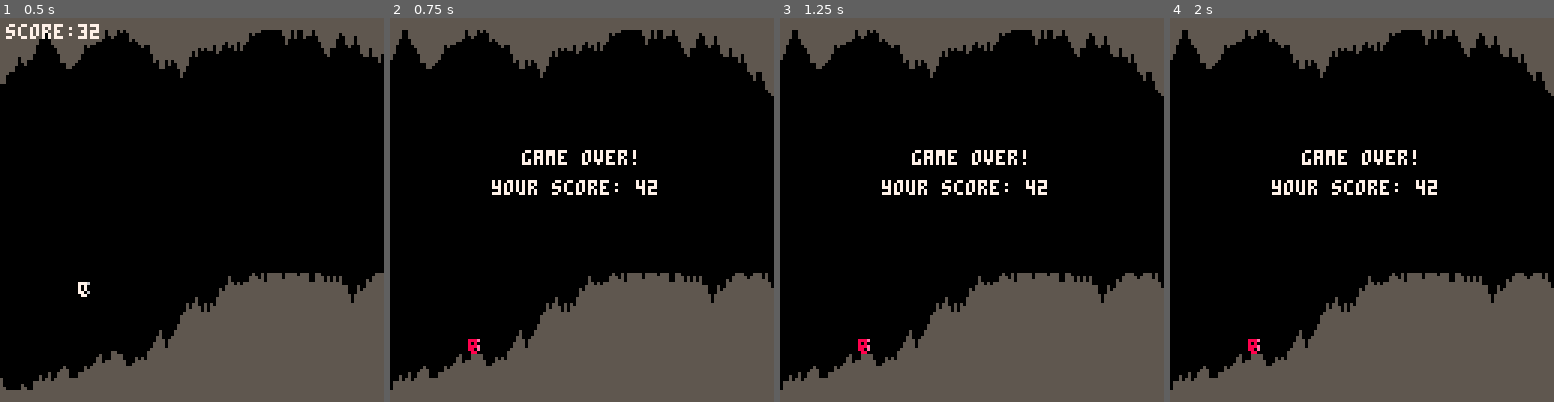
Above: before the commit, frames 1-4 (left to right).
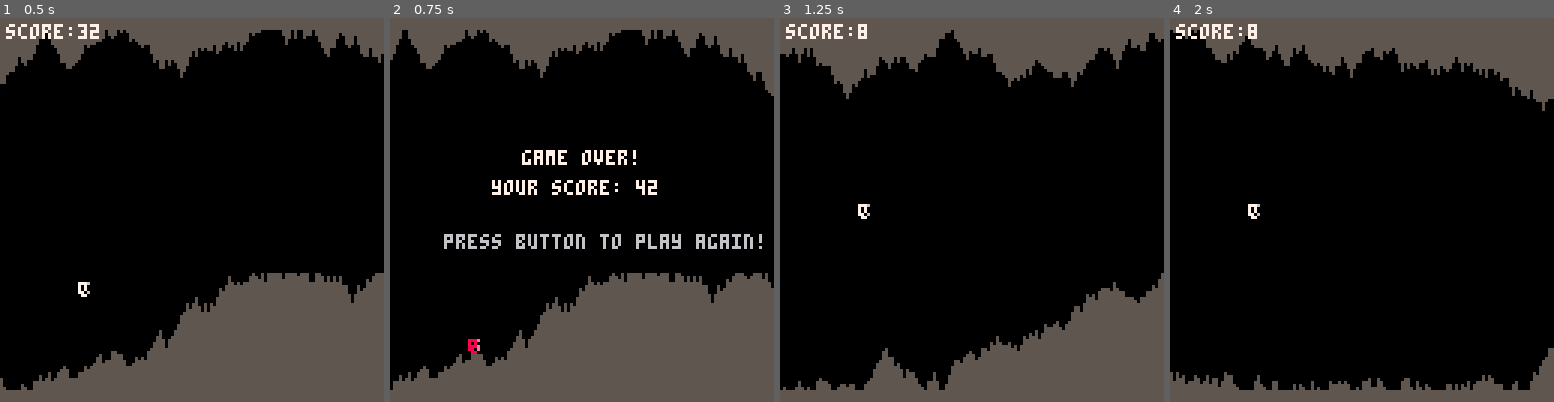
Above: after the commit, the same moments.

Repository: mybulletwounds/Pico-8-Cavediver
Game: PICO-8 cartridge cavediver.p8
The game is run twice, just before and just after one commit, with the same random seed, the same clock (stepped at 60 frames per second) and the same inputs.
Inputs:
- Up to frame 1 (0.5 s): tap X (X key) at 0.33 s
- Up to frame 2 (0.75 s): no input
- Up to frame 3 (1.25 s): tap X (X key) at 1.07 s
- Up to frame 4 (2 s): tap X (X key) at 1.85 s

Frame 1 is identical in both runs. In frame 2, 1.3% of the frame differs, in the area x 14-97%, y 56-61%; in frame 3, 17%; in frame 4, 25%, in the area x 0-100%, y 1-97%.

Commit message:
Game Finished

Diff:
--- a/cavediver.p8
+++ b/cavediver.p8
@@ -15,6 +15,8 @@
         update_cave()
         move_player()
         check_hit()
+    else
+        if (btn(5)) _init() --restart
     end
 end
 
@@ -25,6 +27,7 @@
     if (game_over) then
         print("game over!",44,44,7)
         print("your score: "..player.score,34,54,7)
+        print("press button to play again!" ,18,72,6)
     else
         print("score:"..player.score,2,2,7)
     end
@@ -61,6 +64,7 @@
     --jump
     if (btnp(2)) then
         player.dy -=5
+        sfx(0)
     end
 
     --move
@@ -109,6 +113,7 @@
     for i = player.x,player.x+7 do
         if (cave[i+1].top> player.y or cave[i+1].btm< player.y+7) then
             game_over = true
+            sfx(1)
         end
     end
 end
Not shown, changed: the sound effects (__sfx__) section of cavediver.p8
